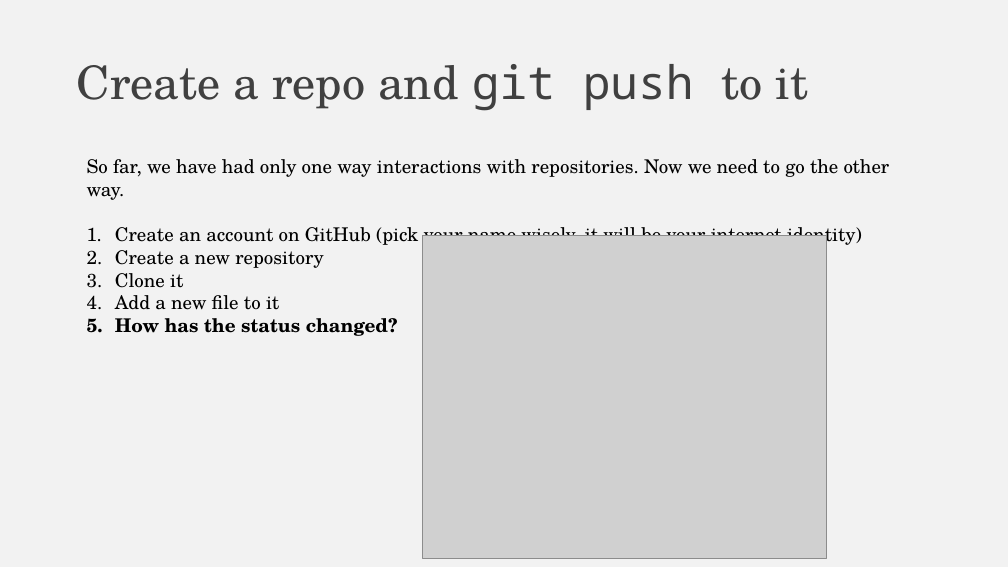
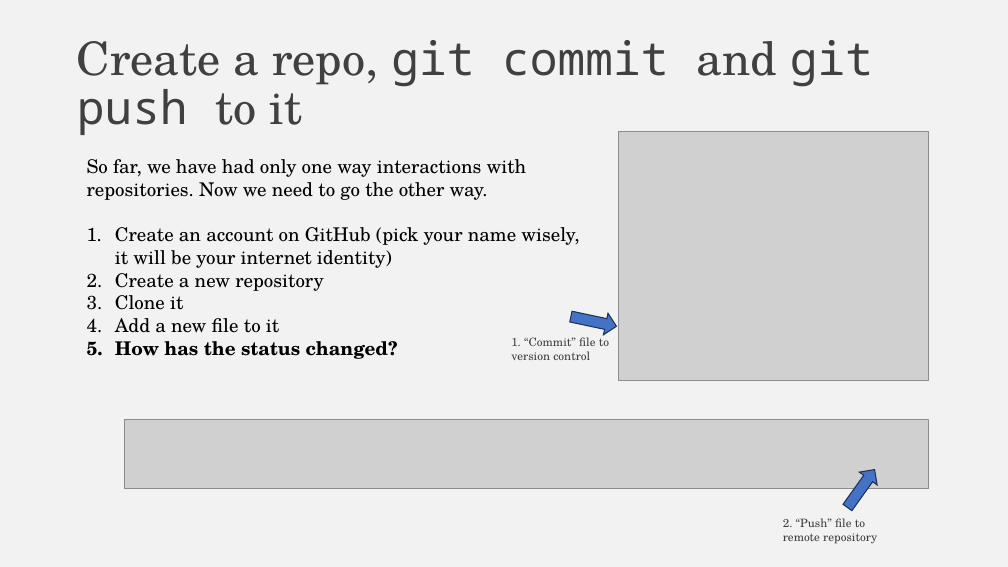
Before and after one commit to falconair/ProgrammingForAnalytics, a slide deck: slide 22 of lectures/050_git_version_control/Why do you need version control.pptx (slide 21 before the commit). Drawn at 1008x567 pixels with LibreOffice and Linux fonts; fonts in the diff are those of the drawing; grey boxes stand for pictures. Boxes give left, top, right and bottom in pixels: in the first picture for what was removed or moved away, otherwise in the second. Text is boxed around its words. In the diff, an @@ line names an element or a change of style, - is before the commit and + after.

Commit message:
Update web service presentation deck and version control deck

```diff
--- a/lectures/050_git_version_control/Why do you need version control.pptx
+++ b/lectures/050_git_version_control/Why do you need version control.pptx
@@ title at [77, 40, 873, 135]: text changed @@
-Create a repo and git push to it
+Create a repo, git commit and git push to it
@@ picture: place and size @@
-picture at [423, 235, 826, 559]
+picture at [619, 132, 929, 380]
@@ text "So far, we have had ..." rewrapped from [87, 159, 890, 310] to [87, 159, 579, 359] @@
@@ up arrow added at [569, 306, 619, 337], fill #4472C4, outline #1E3256 1 pt @@
@@ text added at [511, 334, 609, 360], 11 pt, text #404040 @@
+1. “Commit” file to version control
@@ picture added at [125, 420, 929, 488] @@
@@ up arrow added at [838, 463, 883, 514], fill #4472C4, outline #1E3256 1 pt @@
@@ text added at [783, 518, 877, 544], 11 pt, text #404040 @@
+2. “Push” file to remote repository
```
Also in this commit, not shown: 1 slide added, 6 other files.
